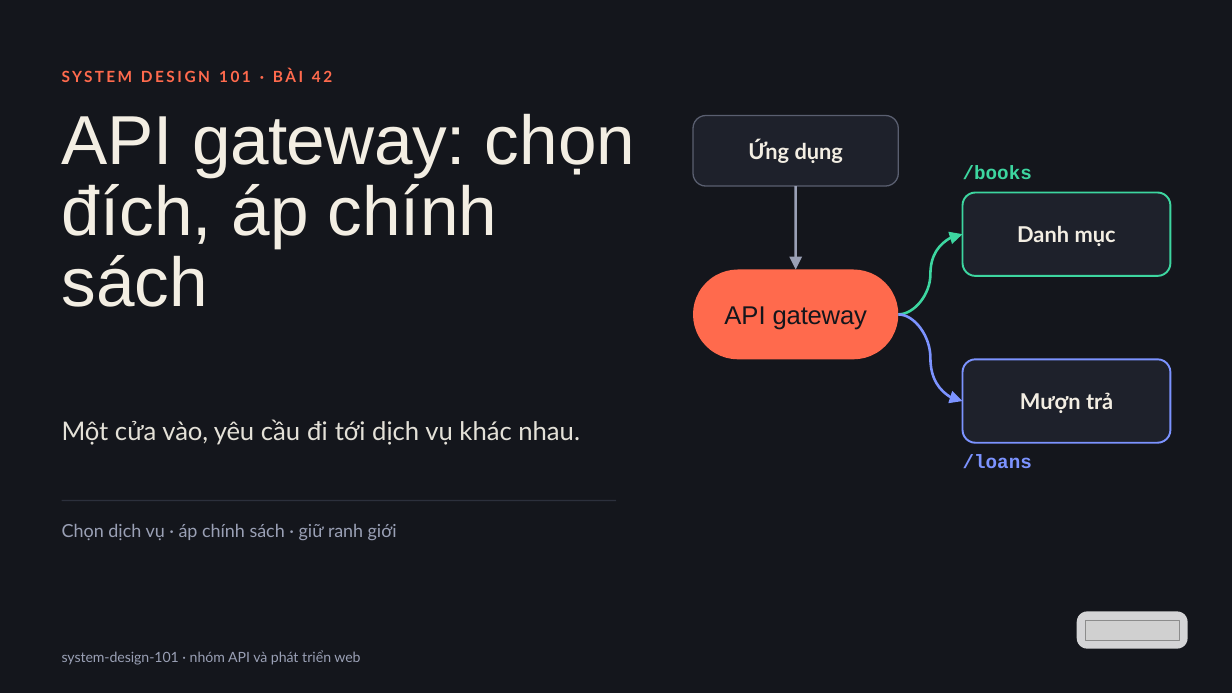
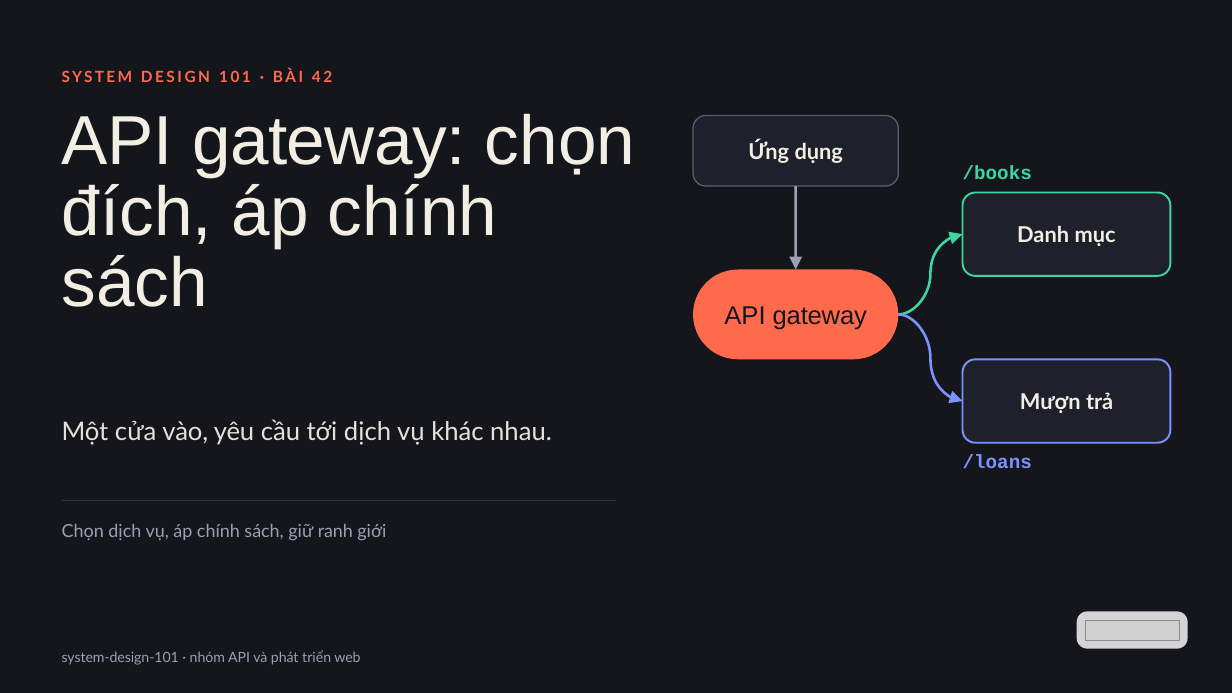
Before and after one commit to vohoailinh90/tool-marketing-studio, a slide deck: slide 1 of system-design-101/vi/lessons/sd-01-042/slides/sd-01-042.pptx. Drawn at 1232x693 pixels with LibreOffice and Linux fonts; fonts in the diff are those of the drawing; grey boxes stand for pictures. Boxes give left, top, right and bottom in pixels: in the first picture for what was removed or moved away, otherwise in the second. Text is boxed around its words. In the diff, an @@ line names an element or a change of style, - is before the commit and + after.

```diff
--- a/system-design-101/vi/lessons/sd-01-042/slides/sd-01-042.pptx
+++ b/system-design-101/vi/lessons/sd-01-042/slides/sd-01-042.pptx
@@ text at (62, 419, 552, 445): text changed @@
-Một cửa vào, yêu cầu đi tới dịch vụ khác nhau.
+Một cửa vào, yêu cầu tới dịch vụ khác nhau.
@@ text at (62, 524, 386, 540): text changed @@
-Chọn dịch vụ · áp chính sách · giữ ranh giới
+Chọn dịch vụ, áp chính sách, giữ ranh giới
```
Also in this commit, not shown: 3 other slides changed.
